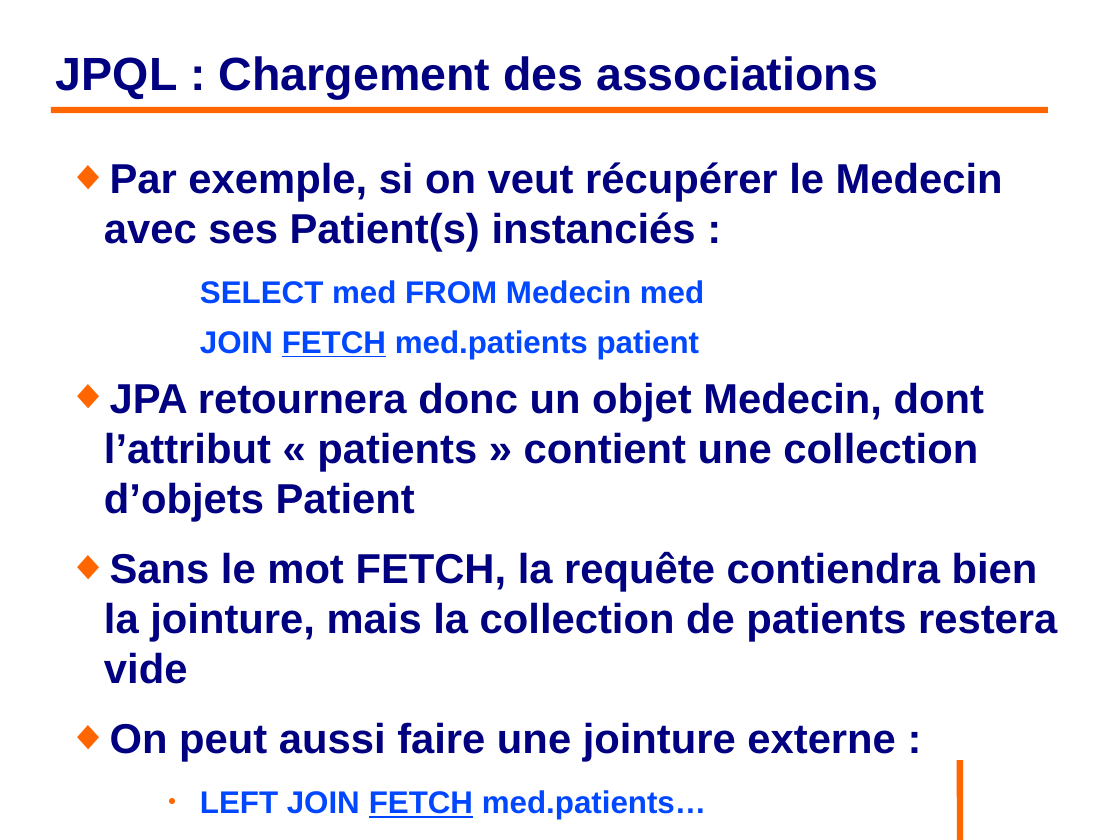
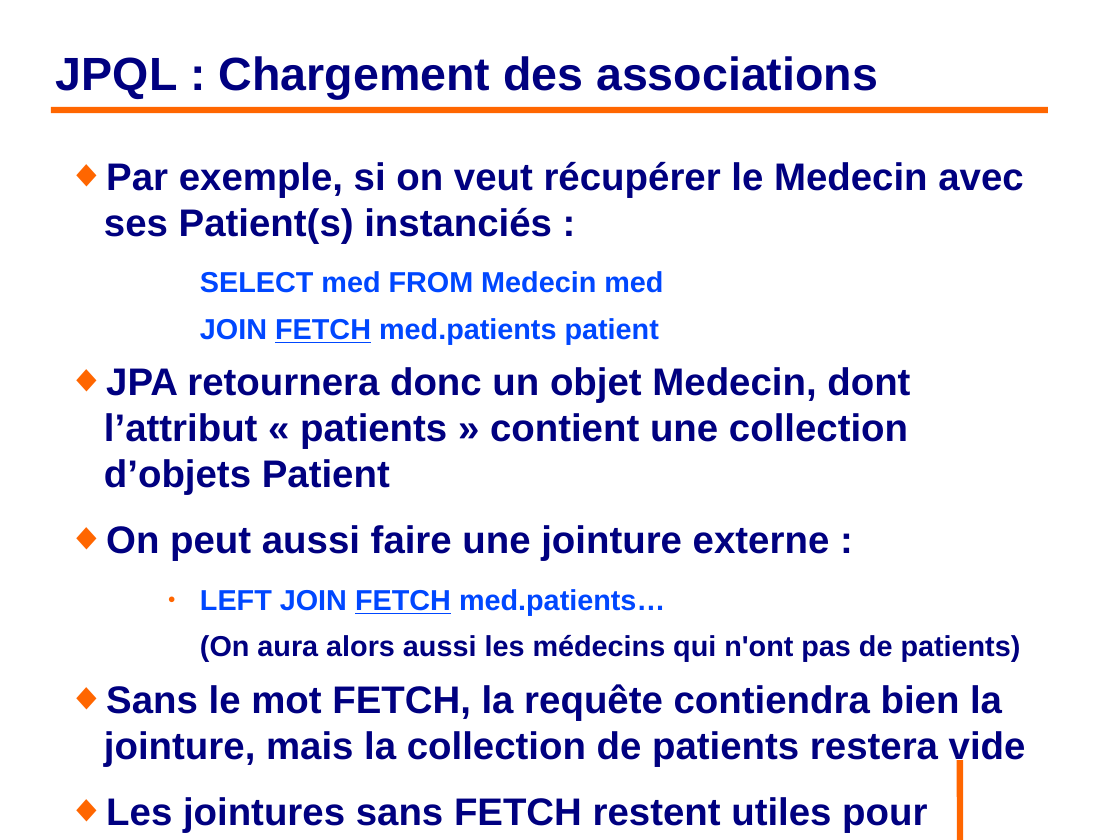
Before and after one commit to philphils/formation-hibernate-basique, a slide deck: slide 127 of Documentation/diapo_formation_hibernate.odp. Drawn at 1120x840 pixels with LibreOffice and Linux fonts; fonts in the diff are those of the drawing; background and template pictures are left out. Boxes give left, top, right and bottom in pixels: in the first picture for what was removed or moved away, otherwise in the second. Text is boxed around its words. In the diff, an @@ line names an element or a change of style, - is before the commit and + after.

```diff
--- a/Documentation/diapo_formation_hibernate.odp
+++ b/Documentation/diapo_formation_hibernate.odp
@@ text at (x1=104, y1=161, x2=1023, y2=615): size 29.6 to 27.2 pt in "Par exemple, si on veut récupérer le ...", "JPA retournera donc un objet Medecin, dont ...", "On peut aussi faire une jointure externe ..."; size 22.2 to 20.4 pt in "SELECT med FROM Medecin med", "JOIN FETCH med.patients patient", "LEFT JOIN FETCH med.patients…" @@
@@ text at (x1=104, y1=551, x2=1057, y2=684): paragraph removed @@
-◆ Sans le mot FETCH, la requête contiendra bien la jointure, mais la collection de patients restera vide
@@ text at (x1=104, y1=635, x2=1026, y2=833): text changed; size 22.2 to 27.2 pt @@
-    ● On aura alors aussi les médecins qui n'ont pas de patients
+    (On aura alors aussi les médecins qui n'ont pas de patients)
+◆ Sans le mot FETCH, la requête contiendra bien la jointure, mais la collection de patients restera vide
+◆ Les jointures sans FETCH restent utiles pour appliquer des conditions (ex. diapo suivante)
```
Also in this commit, not shown: 17 other slides changed, 1 slide added, 1 slide removed.
